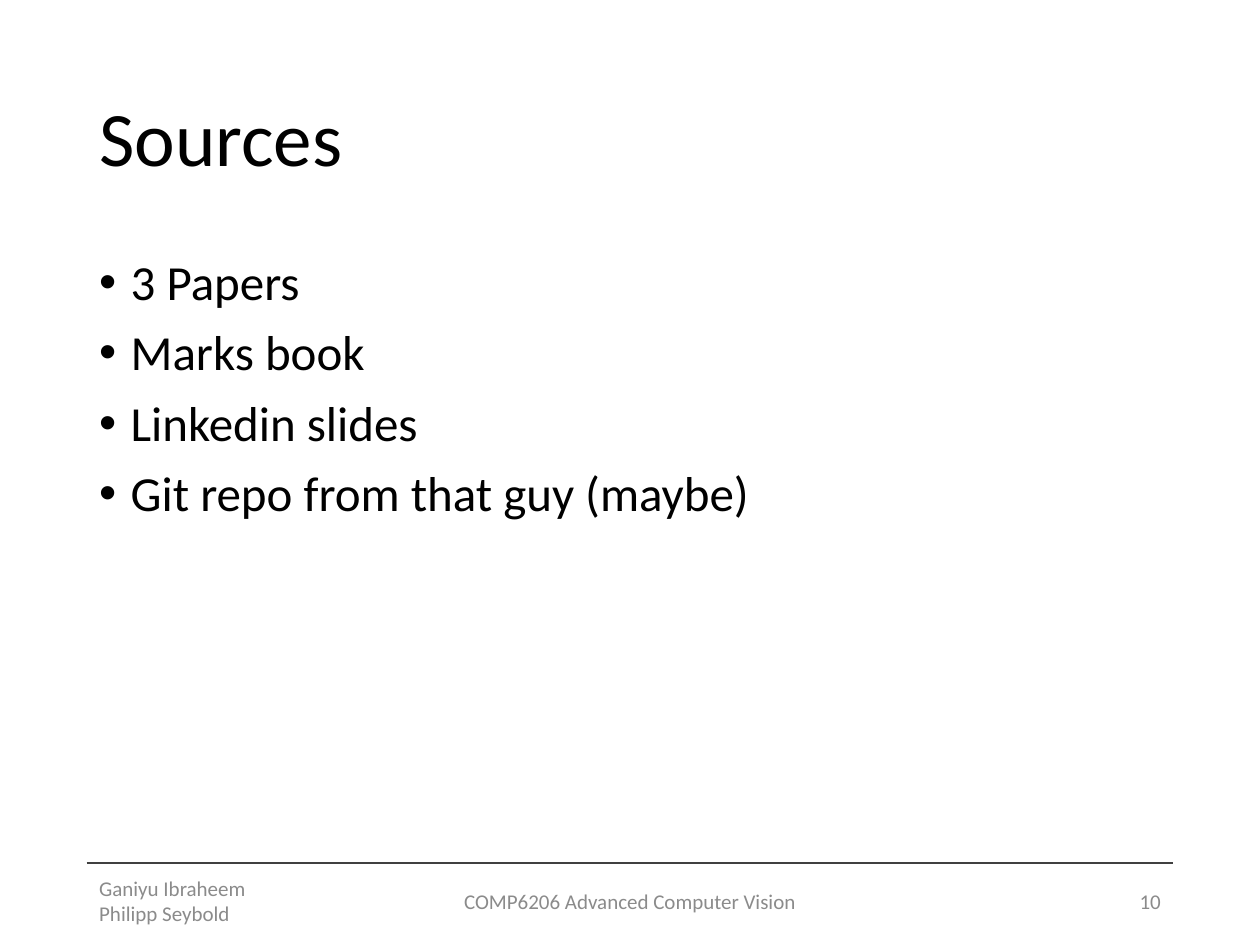
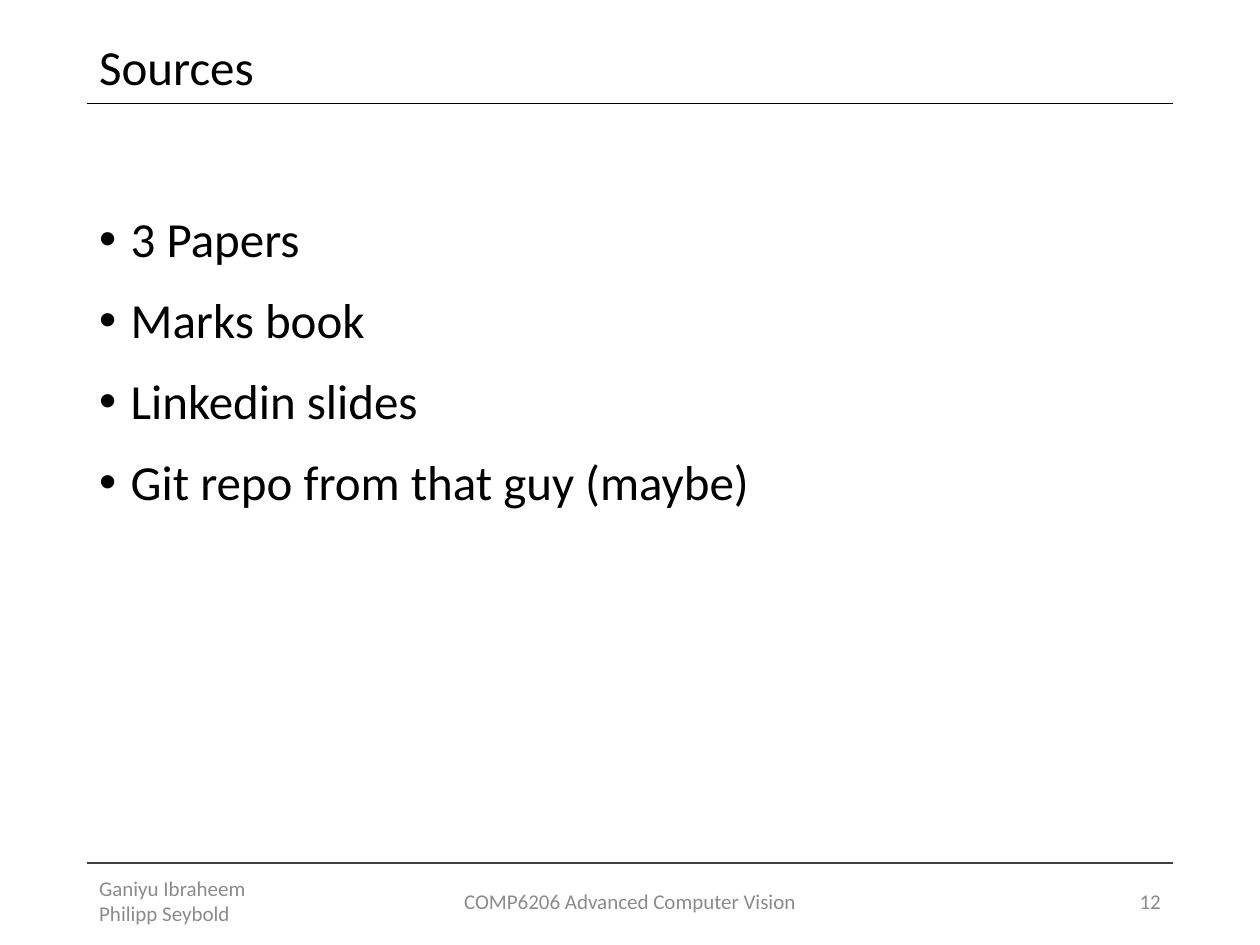
Before and after one commit to Lxrd-AJ/ForceFieldTransforms, a slide deck: slide 12 of Force Field Transformation.pptx (slide 10 before the commit). Drawn at 1260x945 pixels with LibreOffice and Linux fonts; fonts in the diff are those of the drawing. Boxes give left, top, right and bottom in pixels: in the first picture for what was removed or moved away, otherwise in the second. Text is boxed around its words. In the diff, an @@ line names an element or a change of style, - is before the commit and + after.

```diff
--- a/Force Field Transformation.pptx
+++ b/Force Field Transformation.pptx
@@ title "Sources": place and size @@
-title "Sources" at <box>99,116,342,167</box>
+title "Sources" at <box>99,53,253,86</box>
@@ title "Sources" at <box>99,53,253,86</box>: size 44 to 28 pt @@
@@ line added from (87, 103) to (1173, 103), #000000 1 pt @@
@@ text "3 Papers": place and size @@
-text "3 Papers" at <box>131,268,749,520</box>
+text "3 Papers" at <box>131,225,749,509</box>
@@ text "3 Papers" at <box>131,225,749,509</box>: more space between paragraphs @@
@@ page number at <box>1140,895,1161,909</box>: text changed @@
-10
+12
```
Also in this commit, not shown: 9 other slides changed, 2 slides added.
